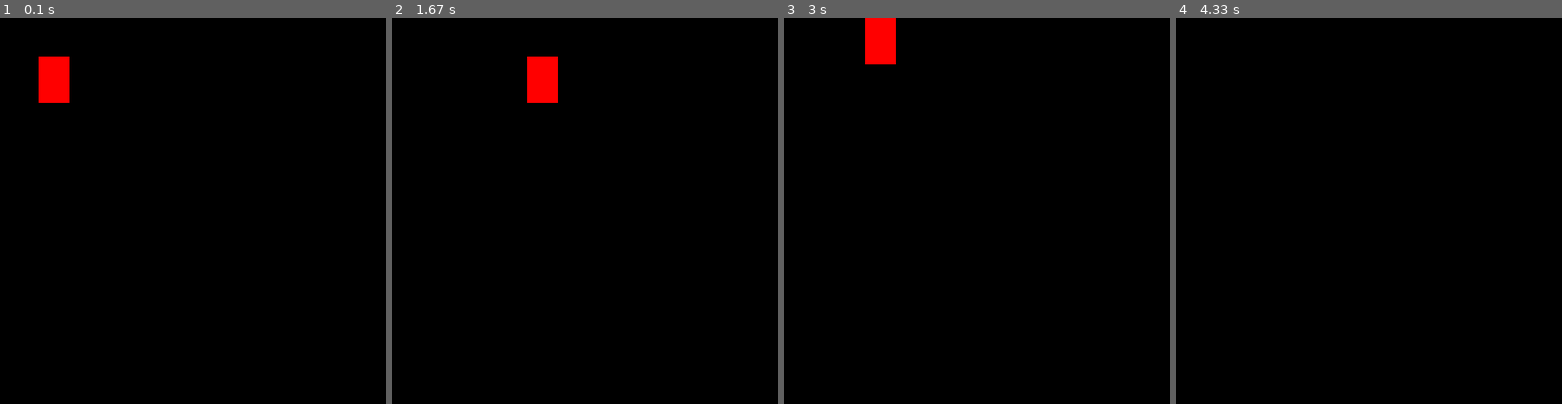
Above: before the commit, frames 1-4 (left to right).
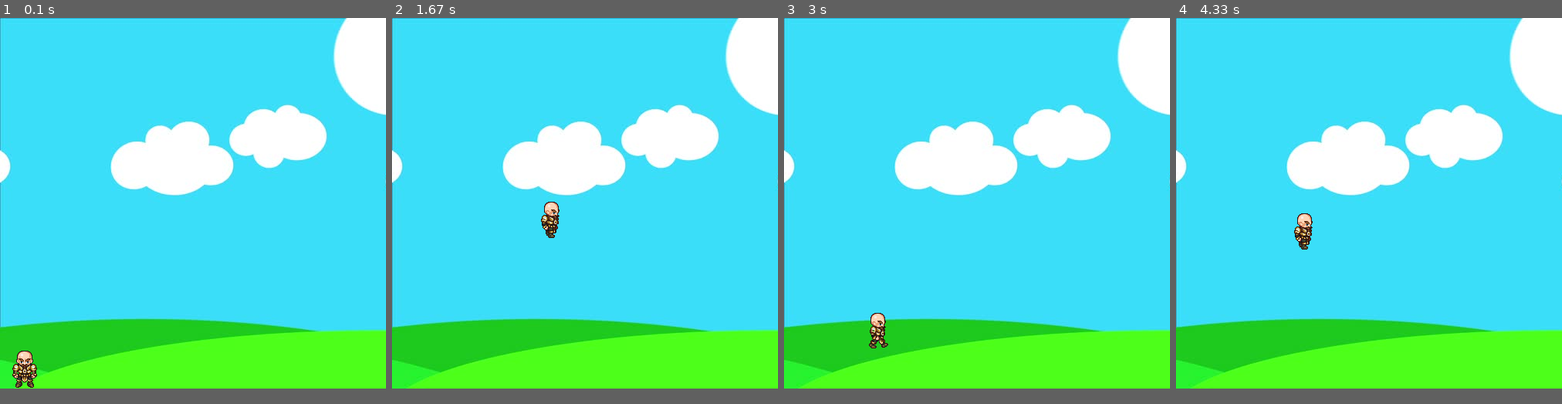
Above: after the commit, the same moments.

Repository: DiegoGoethals/Pygame_First_Games
Game: pygame game, started from tutorial game/tutorial.py
Two runs of this game, one before a commit and one after it. Both use one fixed random seed, a clock stepped at 60 frames per second and the inputs below.
Inputs:
- Up to frame 1 (0.1 s): no input
- Up to frame 2 (1.67 s): hold Space 0.33-0.8 s; hold Right 0.33-0.8 s; hold Right 0.83-1.3 s; tap Space at 0.9, 1.2, 1.4 s; hold Right from 1.33 s (still down)
- Up to frame 3 (3 s): tap Space at 1.7, 1.9, 2.2, 2.47, 2.77, 2.9 s; release Right at 1.8 s; hold Left 1.83-2.37 s; hold Left 2.4-2.8 s; hold Right from 2.83 s (still down)
- Up to frame 4 (4.33 s): tap Space at 3.2, 3.57, 3.87, 4.07 s; release Right at 3.47 s; hold Left 3.5-3.97 s; hold Right from 4 s (still down)
The window is 500x500 before the commit and 500x480 after it. Grey fills any space a smaller window leaves; there, only what the larger window draws over its background counts as a difference.

The runs differ from the first frame. In frame 1, 96% of the frame differs, in the area x 0-100%, y 0-96%; in frame 2, 96%; in frame 3, 96%; in frame 4, 96%.

Commit message:
Tutorial player can move normally and background added

Diff:
--- a/tutorial game/tutorial.py
+++ b/tutorial game/tutorial.py
@@ -1,22 +1,56 @@
 import pygame
 pygame.init()
 
-win = pygame.display.set_mode((500, 500))
+win = pygame.display.set_mode((500, 480))
 
 pygame.display.set_caption("Tic Tac Toe")
 
-x = 50
-y = 50
-width = 40
-height = 60
+walkRight = [pygame.image.load('Images/Player/R1.png'), pygame.image.load('Images/Player/R2.png'),
+             pygame.image.load('Images/Player/R3.png'), pygame.image.load('Images/Player/R4.png'),
+             pygame.image.load('Images/Player/R5.png'), pygame.image.load('Images/Player/R6.png'),
+             pygame.image.load('Images/Player/R7.png'), pygame.image.load('Images/Player/R8.png'),
+             pygame.image.load('Images/Player/R9.png')]
+walkLeft = [pygame.image.load('Images/Player/L1.png'), pygame.image.load('Images/Player/L2.png'),
+            pygame.image.load('Images/Player/L3.png'), pygame.image.load('Images/Player/L4.png'),
+            pygame.image.load('Images/Player/L5.png'), pygame.image.load('Images/Player/L6.png'),
+            pygame.image.load('Images/Player/L7.png'), pygame.image.load('Images/Player/L8.png'),
+            pygame.image.load('Images/Player/L9.png')]
+bg = pygame.image.load('Images/background/bg.jpg')
+char = pygame.image.load('Images/Player/standing.png')
+
+clock = pygame.time.Clock()
+
+x = 0
+y = 416
+width = 64
+height = 64
 vel = 5
-
 isJump = False
 jumpCount = 10
+left = False
+right = False
+walkCount = 0
 
+
+def redrawGameWindow():
+    global walkCount
+    win.blit(bg, (0, 0))
+    if walkCount + 1 >= 27:
+        walkCount = 0
+    if left:
+        win.blit(walkLeft[walkCount//3], (x, y))
+        walkCount += 1
+    elif right:
+        win.blit(walkRight[walkCount//3], (x, y))
+        walkCount += 1
+    else:
+        win.blit(char, (x, y))
+    pygame.display.update()
+
+# mainloop
 run = True
 while run:
-    pygame.time.delay(50)
+    clock.tick(27)
 
     for event in pygame.event.get():
         if event.type == pygame.QUIT:
@@ -26,13 +60,17 @@
 
     if keys[pygame.K_LEFT] and x > vel:
         x -= vel
-    if keys[pygame.K_RIGHT] and x < 500 - width:
+        left = True
+        right = False
+    elif keys[pygame.K_RIGHT] and x < 500 - width:
         x += vel
+        left = False
+        right = True
+    else:
+        left = False
+        right = False
+        walkCount = 0
     if not isJump:
-        if keys[pygame.K_UP] and y > vel:
-            y -= vel
-        if keys[pygame.K_DOWN] and y < 500 - height:
-            y += vel
         # jump mechanic
         if keys[pygame.K_SPACE]:
             isJump = True
@@ -47,9 +85,6 @@
             isJump = False
             jumpCount = 10
 
-    win.fill((0, 0, 0))
-
-    pygame.draw.rect(win, (255, 0, 0), (x, y, width, height))
-    pygame.display.update()
+    redrawGameWindow()
 
 pygame.quit()
